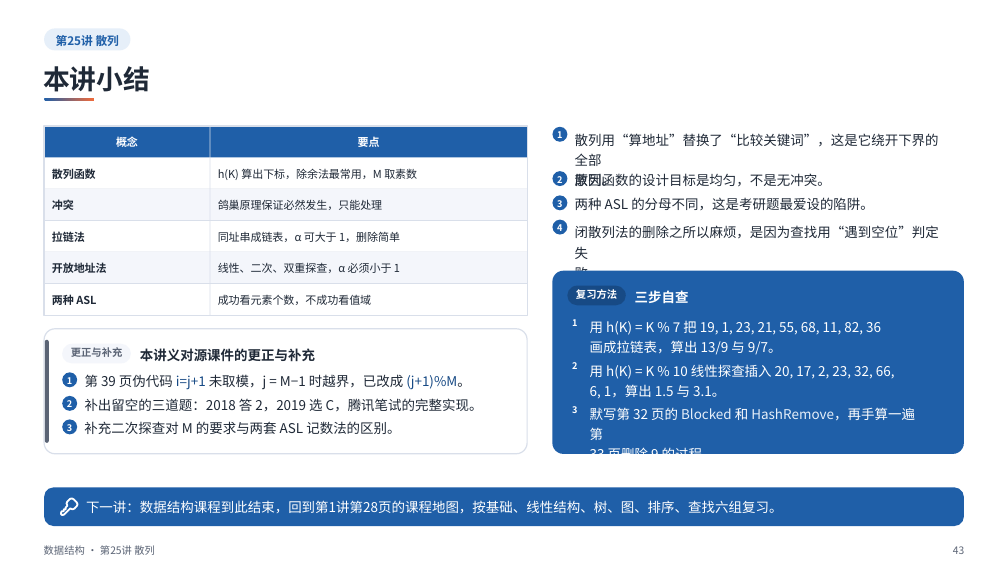
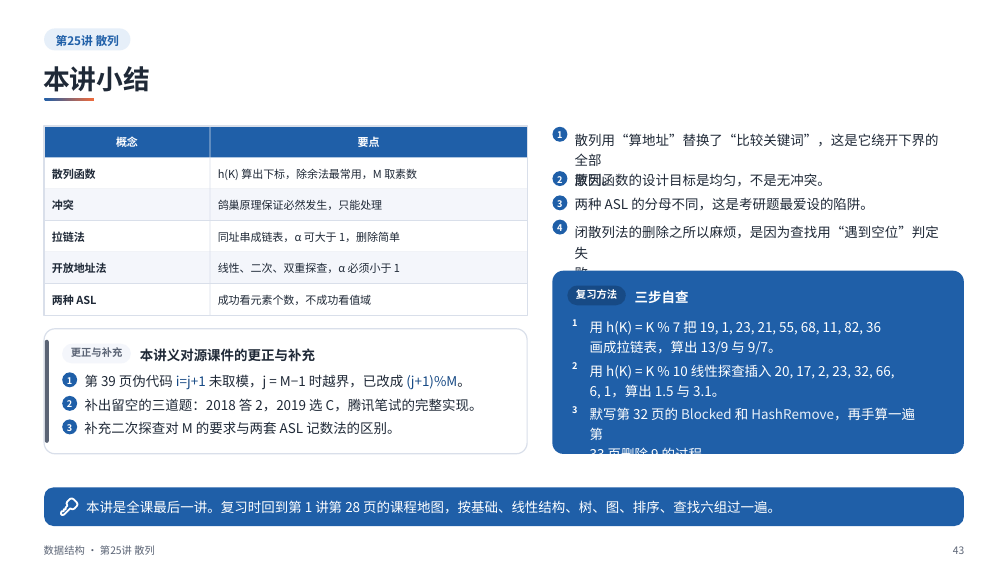
Before and after one commit to sweetcornna/JLU-remake, a slide deck: slide 43 of 大二上/数据结构/重制版PPT/第25讲 散列（重制版）.pptx. Drawn at 1008x567 pixels with LibreOffice and Linux fonts; fonts in the diff are those of the drawing. Boxes give left, top, right and bottom in pixels: in the first picture for what was removed or moved away, otherwise in the second. Text is boxed around its words. In the diff, an @@ line names an element or a change of style, - is before the commit and + after.

```diff
--- a/大二上/数据结构/重制版PPT/第25讲 散列（重制版）.pptx
+++ b/大二上/数据结构/重制版PPT/第25讲 散列（重制版）.pptx
@@ text at [86, 500, 781, 513]: text changed @@
-下一讲：数据结构课程到此结束，回到第1讲第28页的课程地图，按基础、线性结构、树、图、排序、查找六组复习。
+本讲是全课最后一讲。复习时回到第 1 讲第 28 页的课程地图，按基础、线性结构、树、图、排序、查找六组过一遍。
```
Also in this commit, not shown: 7 other slides changed, 1 other file.
